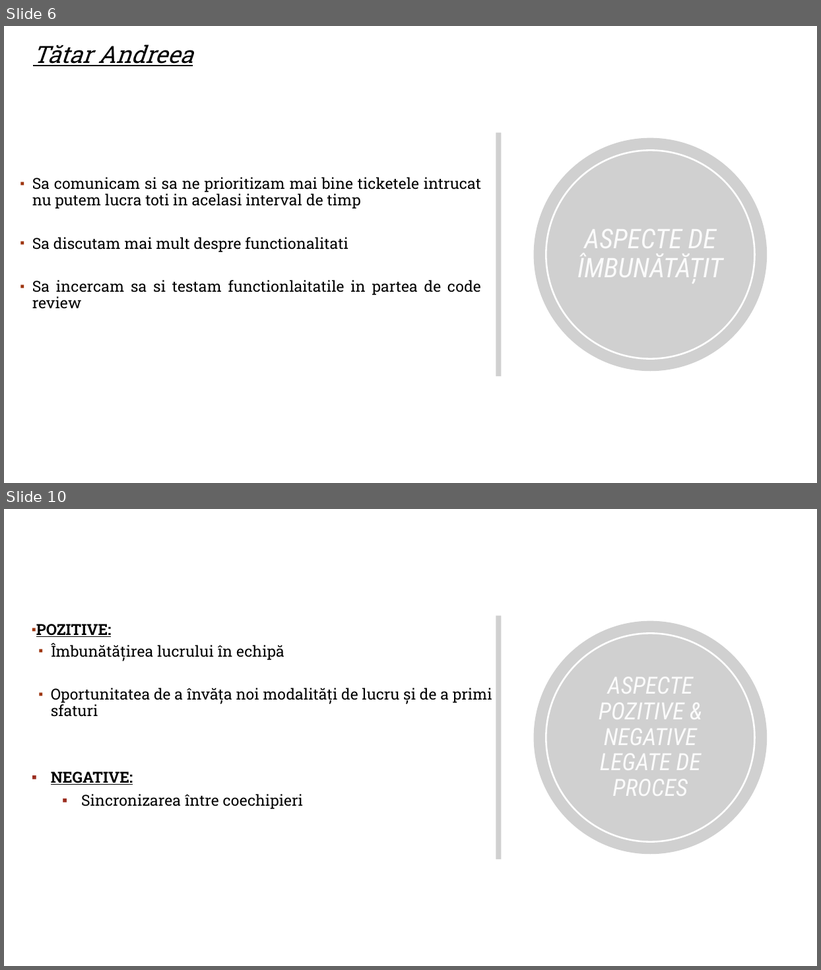
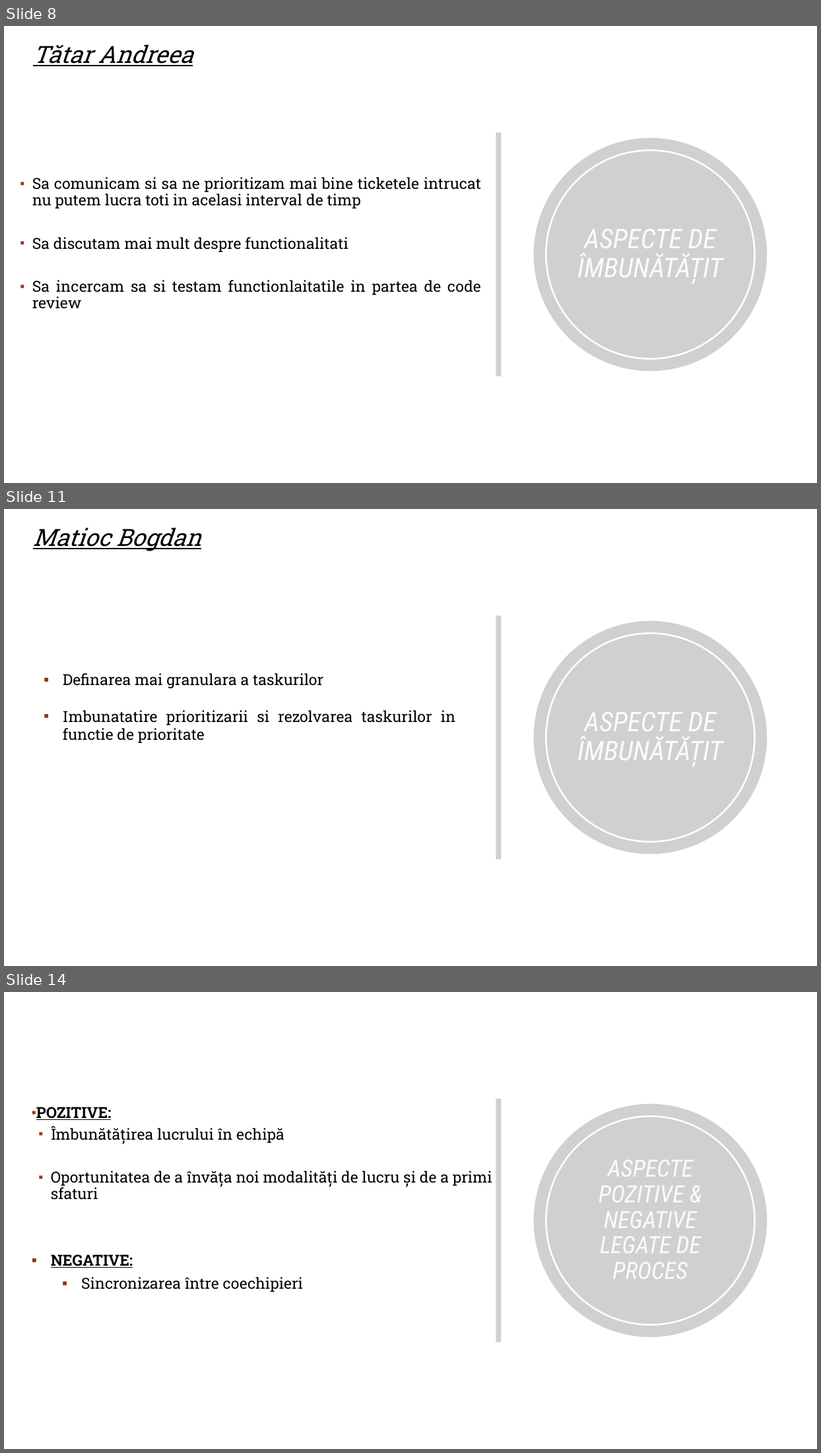
Before and after one commit to DISI-2023/30641_STOICA_DANIELA_TRAVEL_POINTS_BACKEND, a slide deck: Travel points.pptx. Shown one above the other, each under a label of ours: slides 6 and 10 before the commit, slides 8, 11 and 14 after it; the slides between them are not shown. The pictures are 821x970 and 821x1453 pixels, drawn with LibreOffice and Linux fonts; fonts in the diff are those of the drawing; grey boxes stand for pictures; background and template pictures are left out. Boxes give left, top, right and bottom in pixels: in the first picture for what was removed or moved away, otherwise in the second. Text is boxed around its words. In the diff, an @@ line names an element or a change of style, - is before the commit and + after.

```diff
--- a/Travel points.pptx
+++ b/Travel points.pptx
@@ slide 11 added at [4,509,817,966], background #FFFFFF @@
@@ rectangle added at [4,509,817,966], fill #FFFFFF @@
@@ text added at [33,527,201,551], 28 pt, text #000000, italic, underline @@
+Matioc Bogdan
@@ picture added at [496,616,502,860] @@
@@ picture added at [534,621,768,855] @@
@@ ellipse added at [547,634,755,842], outline #FFFFFF 2 pt @@
@@ text added at [63,673,456,743], 18 pt, text #000000 @@
+▪ Definarea mai granulara a taskurilor
+▪ Imbunatatire prioritizarii si rezolvarea taskurilor in functie de prioritate
@@ title added at [578,712,723,766], 32 pt, text #FCFCFC, italic @@
+ASPECTE DE ÎMBUNĂTĂȚIT
@@ what was slide 6 is now slide 8 @@
@@ what was slide 10 is now slide 14 @@
```
Also in this commit, not shown: 3 slides changed, 3 other slides added.
